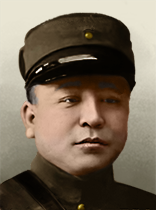
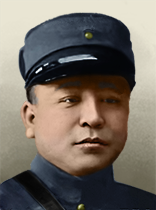
Layer changes from the first 156×210 image to the second:
painted on "Одежда" over [0,12,156,210]
